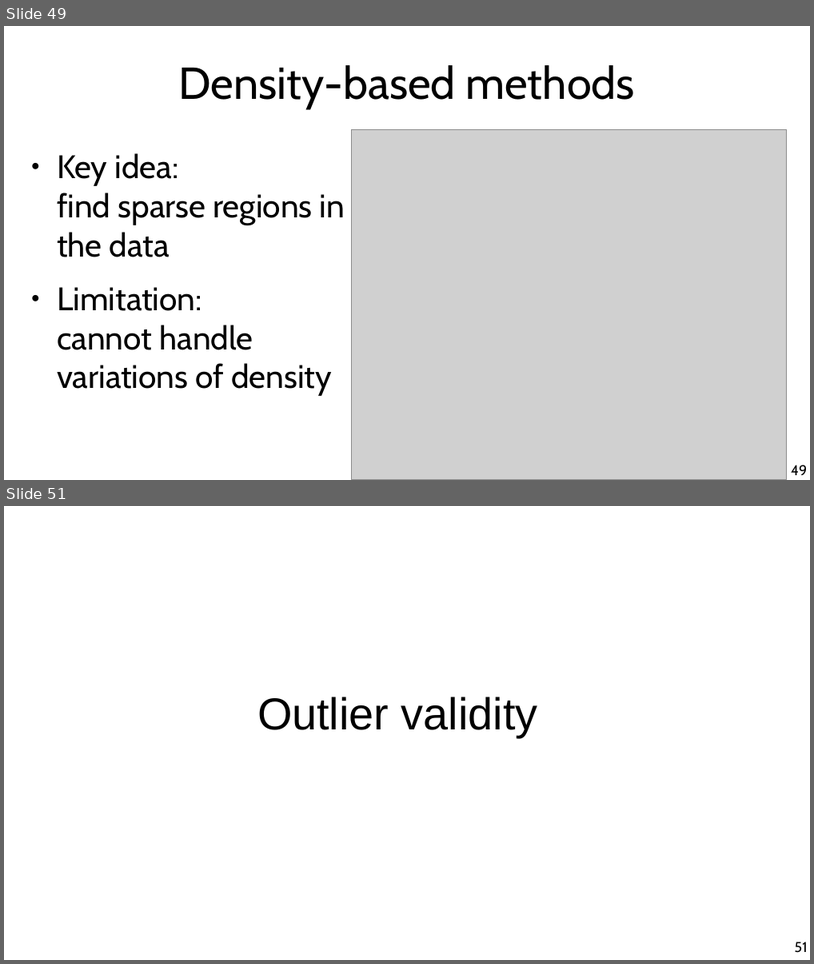
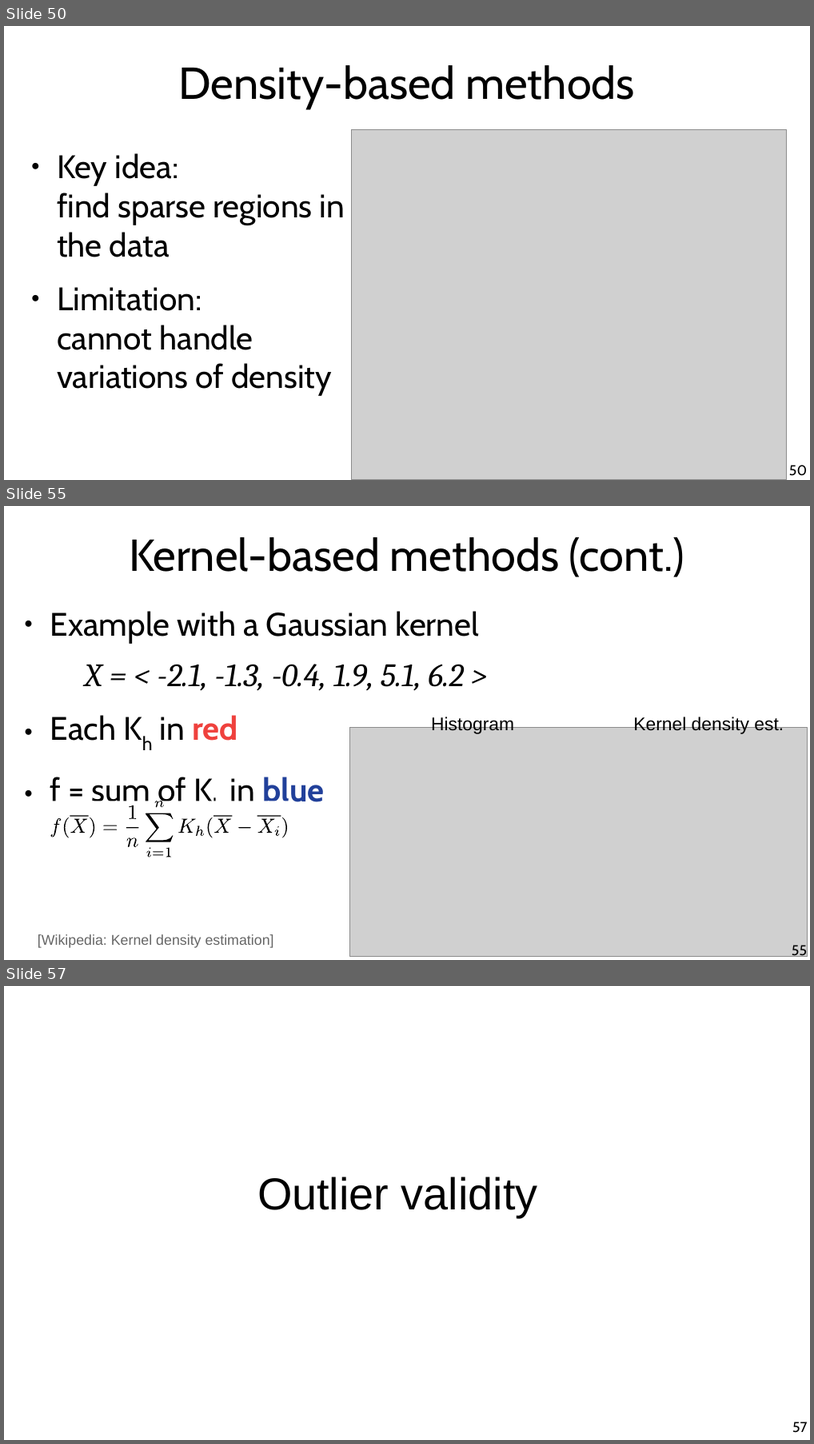
Before and after one commit to chatox/data-mining-course, a slide deck: theory/tt09_outlier_detection.odp. Shown one above the other, each under a label of ours: slides 49 and 51 before the commit, slides 50, 55 and 57 after it; the slides between them are not shown. The pictures are 814x964 and 814x1444 pixels, drawn with LibreOffice and Linux fonts; fonts in the diff are those of the drawing; grey boxes stand for pictures. Boxes give left, top, right and bottom in pixels: in the first picture for what was removed or moved away, otherwise in the second. Text is boxed around its words. In the diff, an @@ line names an element or a change of style, - is before the commit and + after.

```diff
--- a/theory/tt09_outlier_detection.odp
+++ b/theory/tt09_outlier_detection.odp
@@ slide 55 added at <box>4,506,810,960</box>, background #FFFFFF @@
@@ title added at <box>129,537,685,577</box>, 44 pt, text #000000 @@
+Kernel-based methods (cont.)
@@ text added at <box>50,611,479,808</box>, 32 pt, text #000000 @@
+● Example with a Gaussian kernel
+  X = < -2.1, -1.3, -0.4, 1.9, 5.1, 6.2 >
+● Each Kh in red
+● f = sum of Kh in blue
@@ text added at <box>431,716,514,734</box>, 18 pt, text #000000 @@
+Histogram
@@ text added at <box>634,716,784,734</box>, 18 pt, text #000000 @@
+Kernel density est.
@@ picture added at <box>350,728,807,956</box> @@
@@ group added at <box>50,801,289,857</box>: 25 freeform shapes @@
@@ text added at <box>38,934,274,948</box>, 14 pt, text #666666 @@
+[Wikipedia: Kernel density estimation]
@@ page number added at <box>792,944,807,959</box>, 14 pt, text #000000 @@
+55
@@ what was slide 49 is now slide 50 @@
@@ page number at <box>790,464,807,476</box>: text changed @@
-49
+50
@@ what was slide 51 is now slide 57 @@
@@ page number at <box>793,1421,808,1432</box>: text changed @@
-51
+57
```
Also in this commit, not shown: 10 slides changed, 9 other slides added, 1 slide removed.
